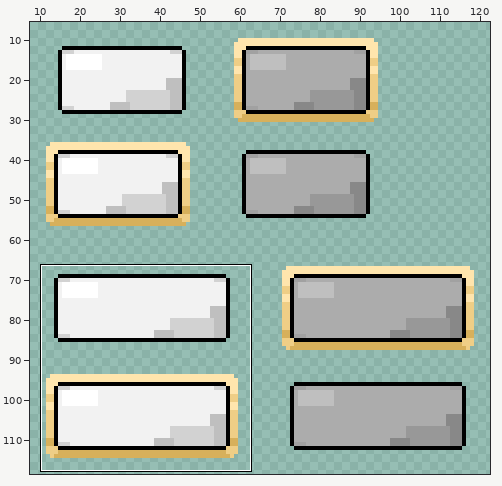
One commit to this sprite sheet: Assets/Sprites/BurrowBlasterButtonsOptions.png. Above: a wide view before the commit, with the close-up outlined.
Close-up. As it was:
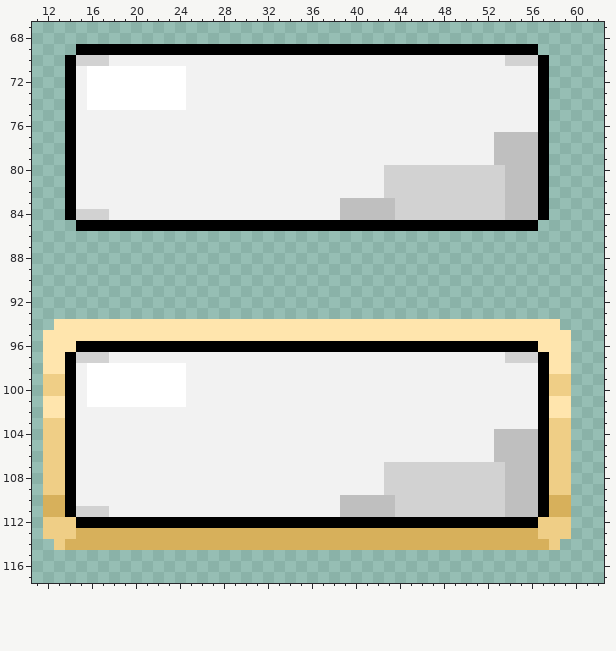
The file is 128x128 pixels. Colours within 5 levels of each other are drawn and written as one. Shown: x 11..62, y 67..117. The wide view leaves out empty margins. The commit also changed other parts of the picture, which this record leaves out.
After:
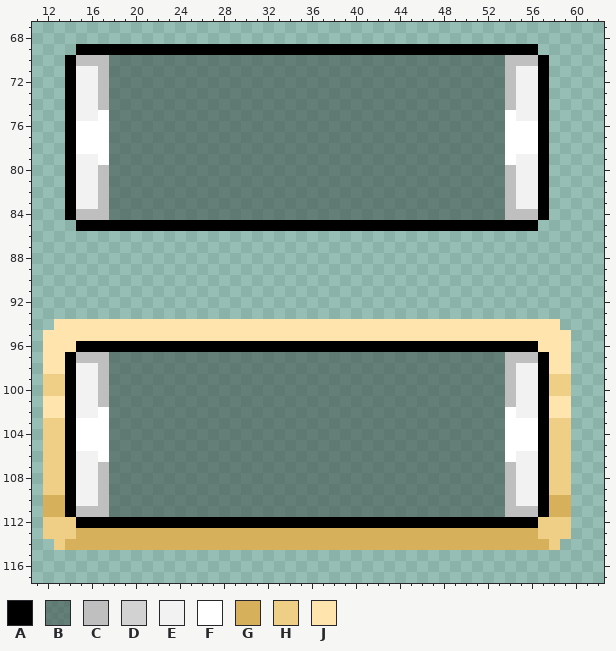
Palette (. is transparent): A #000000  B #41534e96  C #bfbfbf  D #d2d2d2  E #f2f2f2  F #ffffff  G #d7b05b  H #efce86  J #ffe5ad
Change:
y 70: x 15..56 DDDEEEEEEEEEEEEEEEEEEEEEEEEEEEEEEEEEEEEDDD -> CCCBBBBBBBBBBBBBBBBBBBBBBBBBBBBBBBBBBBBCCC
y 71..74: x 16..54 FFFFFFFFFEEEEEEEEEEEEEEEEEEEEEEEEEEEEEE -> ECBBBBBBBBBBBBBBBBBBBBBBBBBBBBBBBBBBBBC
y 75: x 17..54 EEEEEEEEEEEEEEEEEEEEEEEEEEEEEEEEEEEEEE -> FBBBBBBBBBBBBBBBBBBBBBBBBBBBBBBBBBBBBF
y 76: x 15..56 EEEEEEEEEEEEEEEEEEEEEEEEEEEEEEEEEEEEEEEEEE -> FFFBBBBBBBBBBBBBBBBBBBBBBBBBBBBBBBBBBBBFFF
y 77..78: x 15..56 EEEEEEEEEEEEEEEEEEEEEEEEEEEEEEEEEEEEEECCCC -> FFFBBBBBBBBBBBBBBBBBBBBBBBBBBBBBBBBBBBBFFF
y 79: x 17..56 EEEEEEEEEEEEEEEEEEEEEEEEEEEEEEEEEEEECCCC -> FBBBBBBBBBBBBBBBBBBBBBBBBBBBBBBBBBBBBFEE
y 80..82: x 17..53 EEEEEEEEEEEEEEEEEEEEEEEEEEDDDDDDDDDDD -> CBBBBBBBBBBBBBBBBBBBBBBBBBBBBBBBBBBBB; x 55..56 CC -> EE
y 83: x 17..53 EEEEEEEEEEEEEEEEEEEEEECCCCCDDDDDDDDDD -> CBBBBBBBBBBBBBBBBBBBBBBBBBBBBBBBBBBBB; x 55..56 CC -> EE
y 84: x 15..53 DDDEEEEEEEEEEEEEEEEEEEEECCCCCDDDDDDDDDD -> CCCBBBBBBBBBBBBBBBBBBBBBBBBBBBBBBBBBBBB
y 97: x 15..56 DDDEEEEEEEEEEEEEEEEEEEEEEEEEEEEEEEEEEEEDDD -> CCCBBBBBBBBBBBBBBBBBBBBBBBBBBBBBBBBBBBBCCC
y 98..101: x 16..54 FFFFFFFFFEEEEEEEEEEEEEEEEEEEEEEEEEEEEEE -> ECBBBBBBBBBBBBBBBBBBBBBBBBBBBBBBBBBBBBC
y 102: x 17..54 EEEEEEEEEEEEEEEEEEEEEEEEEEEEEEEEEEEEEE -> FBBBBBBBBBBBBBBBBBBBBBBBBBBBBBBBBBBBBF
y 103: x 15..56 EEEEEEEEEEEEEEEEEEEEEEEEEEEEEEEEEEEEEEEEEE -> FFFBBBBBBBBBBBBBBBBBBBBBBBBBBBBBBBBBBBBFFF
y 104..105: x 15..56 EEEEEEEEEEEEEEEEEEEEEEEEEEEEEEEEEEEEEECCCC -> FFFBBBBBBBBBBBBBBBBBBBBBBBBBBBBBBBBBBBBFFF
y 106: x 17..56 EEEEEEEEEEEEEEEEEEEEEEEEEEEEEEEEEEEECCCC -> FBBBBBBBBBBBBBBBBBBBBBBBBBBBBBBBBBBBBFEE
y 107..109: x 17..53 EEEEEEEEEEEEEEEEEEEEEEEEEEDDDDDDDDDDD -> CBBBBBBBBBBBBBBBBBBBBBBBBBBBBBBBBBBBB; x 55..56 CC -> EE
y 110: x 17..53 EEEEEEEEEEEEEEEEEEEEEECCCCCDDDDDDDDDD -> CBBBBBBBBBBBBBBBBBBBBBBBBBBBBBBBBBBBB; x 55..56 CC -> EE
y 111: x 15..53 DDDEEEEEEEEEEEEEEEEEEEEECCCCCDDDDDDDDDD -> CCCBBBBBBBBBBBBBBBBBBBBBBBBBBBBBBBBBBBB
Changed places in both close-ups, as pixel boxes (x1, y1, x2, y2):
changed: (76, 55, 538, 220)
changed: (76, 352, 538, 517)
